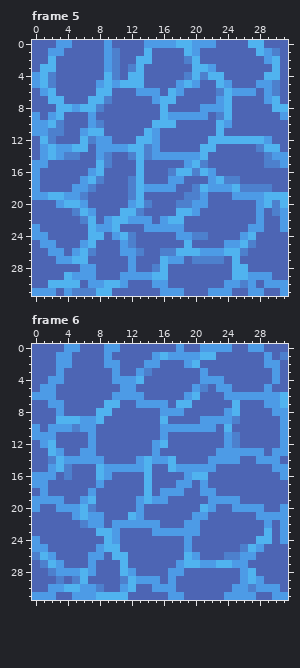
One commit to this pixel-art file: assets/background_animation_sheet3.aseprite. Above is the file before it was changed.
32x32 pixels, 6 frames. Colours within 5 levels of each other are drawn and written as one. Shown: frame 5, frame 6. The commit also changed other frames, which this record leaves out.
And afterwards:
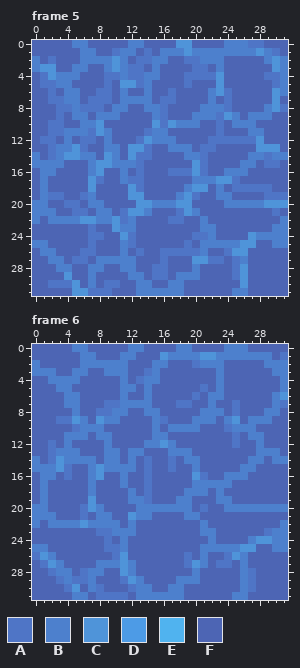
Palette (. is transparent): A #4f75c6  B #4d80cd  C #4f94d9  D #4d9be6  E #50b3ef  F #4d65b4
From old to new:
layer "highlight with overlay" opacity 36% -> 24%
Changed rows in their new state; - is an unchanged pixel.
Frame 5:
first column x 0:
 0 ---FFBB--F--BBFFFFCCFFF-BBBAA---
 1 --FF--BB-FABB-A-BBBCBBBBBBBBCBA-
 2 B-A---BBBBCB-AABB--AABBB-----BCB
 3 BCC--BB--BCBAA-B----AAFB------CB
 4 FACBBB---AABAABB---AAAAC-----AAB
 5 FAABB---FAFCCAB---FAF--CF---FFAB
 6 -FA-BB--AA-B-FBF-AF---BCAFFF-FCB
 7 --AABB-AAA-BBBBFAA----BFA----FC-
 8 ---AABAAA-BB--BBA----BBBA----BCA
 9 F-FA-BBFBBB----BAFFFBBBACB-BBB-F
10 FFAA--BBC------CACBBB--AFBBB----
11 FFAABBBACB----ABB------A---BB---
12 -AA-B-AAFB---ACBBB----AAAAAACF--
13 -FABBCA-FBBFCCAF-BBB-AA-----CCC-
14 BFABCCBBFCB-CAAFFFFBBA-----BBABB
15 BBBB---BCCBBBA-----FCA----BB-AAF
16 FBB----BC--B-A---AAACAF-BBB-----
17 FB----FCA--BAA---FF-BBBCCA------
18 FB---FFC----CAFFFF-BCCFBFAAAAA--
19 FBAAFFAB----CC----BCAF-BBFFFFAAA
20 BB-FAAFBB---FCCBBBCCFF--BBBBBCCC
21 BBB--AAFBB-ACCB---ACB-------F-AF
22 B-BBBBCCBBCABFF-FAA--B------F--B
23 F------AFFCBB-FFFFF--BB----FF-BB
24 FF-----AA-FCA-----FFAAB---FCBBBB
25 BBF---FA---BA------A-BBBBBCC--BB
26 -BBF-FAA---BFA--AAAAABFFACC-----
27 --BBFAA-BBBBB---AFF-CCAA-AB-----
28 ---BB-FBB--BB--AA---B----AC-----
29 ----CFFB---FBBFAA-BBB----ACFFF--
30 --AAAC-BFAAF-BBFFBB-----FFCF-FFF
31 FFF-FCCAAA---BBBBBB---FFFBBFF--F
Frame 6:
first column x 0:
 0 ----FBB--FF-BB----BB-FFFBBBFF---
 1 ---FF-BB-F-BB--FCBBBBCCBBBBBBB-A
 2 B--FF-BBBBBB--FBB--FABBB-----BBB
 3 BBBF-BB--BBB-FAB-----F-B------BB
 4 --BBBB----FBFABB-----FFB------FB
 5 -FFBB------BB-B-----FA-BF----F-B
 6 FFF-BB----FBFFB----FA-BBFFFFFFBC
 7 --FFBB---AABBBBFF-AA--B--A---FBA
 8 ---F-B--AABB--BBFFF--BBBFA---BBF
 9 ---AACBFCBB----BA---BBBFBC-BBB-F
10 F-FFFABBB------BFBBBBFF-ABBB---F
11 FFF-BBBFBB-----BB-------FA-BB--F
12 -FA-B--F-B----BBCB------FA--B--F
13 --ABBBFF-BB-BB-F-BBB---FFFFFBBBF
14 B-ACBBBBFBB-BFAFFA-BB-FFFF-BBFBB
15 BBBCA--BCBBBBFA--AFFBFF---BB--FF
16 FBB-A--BCF-B--A----FCA--BBB----F
17 FB-----BF--B--A---FFBBBBB-------
18 -B-----B----B-A-FFFBBBFB--------
19 FBFF--FC----BBAFF-BB--FBBF------
20 BB-FFFACB----BBBBBBB-AF-BBBBBBBB
21 BBB--FAFBB--CBB----BBF------FFFF
22 B-BBBBCBBBBFBFFF---FFB-------F-B
23 --------AABBB--FFFFFFBB------ABB
24 F--------AFB-------F--B----BCCBB
25 BB------FAAB-------F-BBBBBCCF-BB
26 ACB----FF-AC-------AFB--ACBF----
27 -ACB---FBBBCB-----FACBFAAFB-----
28 --ABBFABB--CB----FF-B-----BA----
29 ---ABAAB---ACBFF-FBBB-----BAF---
30 --FFACFBA--FABBFFBB------FBAFFF-
31 FFF--BBFAAAA-BBBBBB-----FBBF--FF
